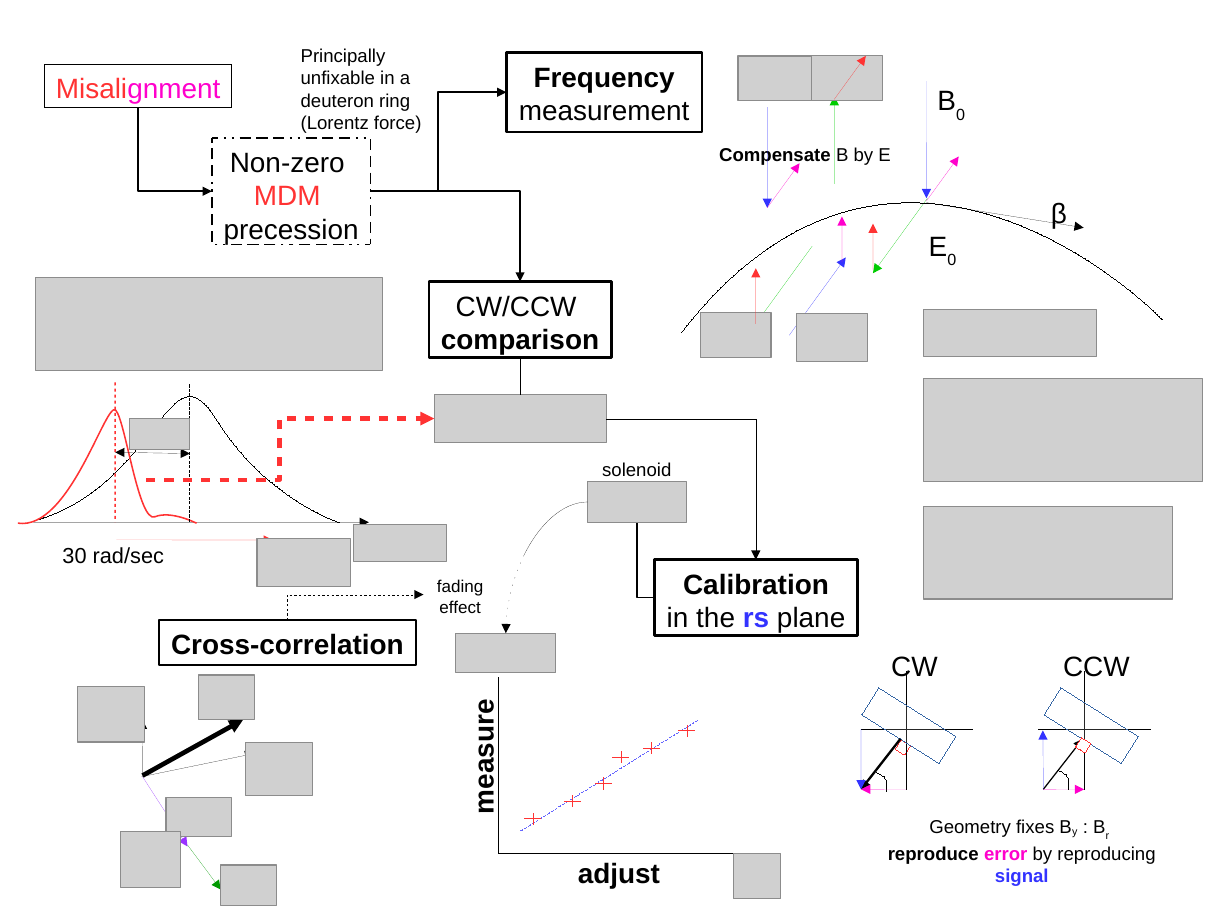
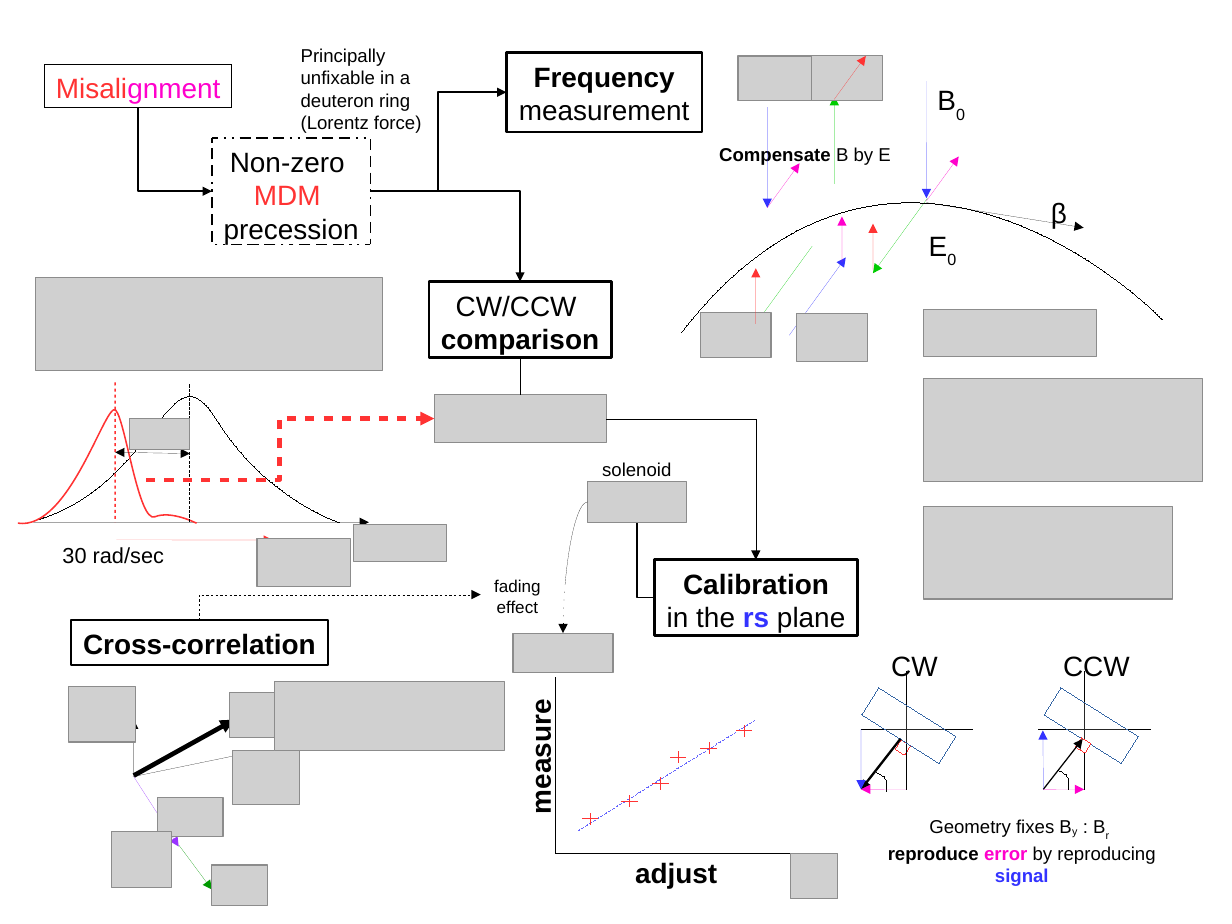
Before and after one commit to AlexAksentyev/EDM, a slide deck: slide 1 of doc/TheFourConcepts.odp. Drawn at 1232x924 pixels with LibreOffice and Linux fonts; fonts in the diff are those of the drawing; grey boxes stand for pictures. Boxes give left, top, right and bottom in pixels: in the first picture for what was removed or moved away, otherwise in the second. Text is boxed around its words. In the diff, an @@ line names an element or a change of style, - is before the commit and + after.

```diff
--- a/doc/TheFourConcepts.odp
+++ b/doc/TheFourConcepts.odp
@@ curved arrow moved from (588, 502) - (506, 634) to (588, 502) - (563, 634) @@
@@ elbow arrow moved from (287, 620) - (424, 595) to (199, 620) - (481, 595) @@
@@ rectangle "Cross-correlation": place and size @@
-rectangle "Cross-correlation" at [159, 620, 416, 665]
+rectangle "Cross-correlation" at [70, 620, 328, 665]
@@ picture added at [274, 682, 504, 751] @@
@@ text "measure": place and size @@
-text "measure" at [468, 710, 499, 811]
+text "measure" at [526, 710, 557, 811]
@@ 3 lines, 2 pictures, 2 texts: place and size @@
-3 lines, 2 pictures, 2 texts at [437, 579, 781, 899]
+3 lines, 2 pictures, 2 texts at [494, 579, 838, 899]
@@ picture: place and size @@
-picture at [199, 675, 255, 720]
+picture at [229, 693, 285, 738]
@@ 5 arrows, 4 pictures: place and size @@
-5 arrows, 4 pictures at [77, 686, 276, 906]
+5 arrows, 4 pictures at [68, 686, 267, 906]
@@ line moved from (680, 731) - (695, 731) to (701, 749) - (717, 749) @@
@@ line moved from (688, 726) - (688, 737) to (710, 742) - (710, 754) @@
@@ line moved from (525, 819) - (541, 819) to (737, 731) - (752, 731) @@
@@ line moved from (533, 813) - (533, 824) to (745, 726) - (745, 737) @@
@@ picture: place and size @@
-picture at [246, 742, 313, 796]
+picture at [233, 751, 300, 805]
@@ line moved from (622, 751) - (622, 762) to (661, 778) - (661, 789) @@
@@ line moved from (644, 749) - (660, 749) to (671, 757) - (686, 757) @@
@@ line moved from (652, 742) - (652, 754) to (679, 751) - (679, 762) @@
@@ line moved from (596, 784) - (612, 784) to (622, 802) - (637, 802) @@
@@ line moved from (604, 778) - (604, 789) to (631, 796) - (631, 807) @@
@@ line moved from (614, 757) - (629, 757) to (653, 784) - (669, 784) @@
@@ line moved from (565, 802) - (580, 802) to (582, 819) - (598, 819) @@
@@ line moved from (572, 796) - (572, 807) to (590, 813) - (590, 824) @@
```
Also in this commit, not shown: 1 other file.
